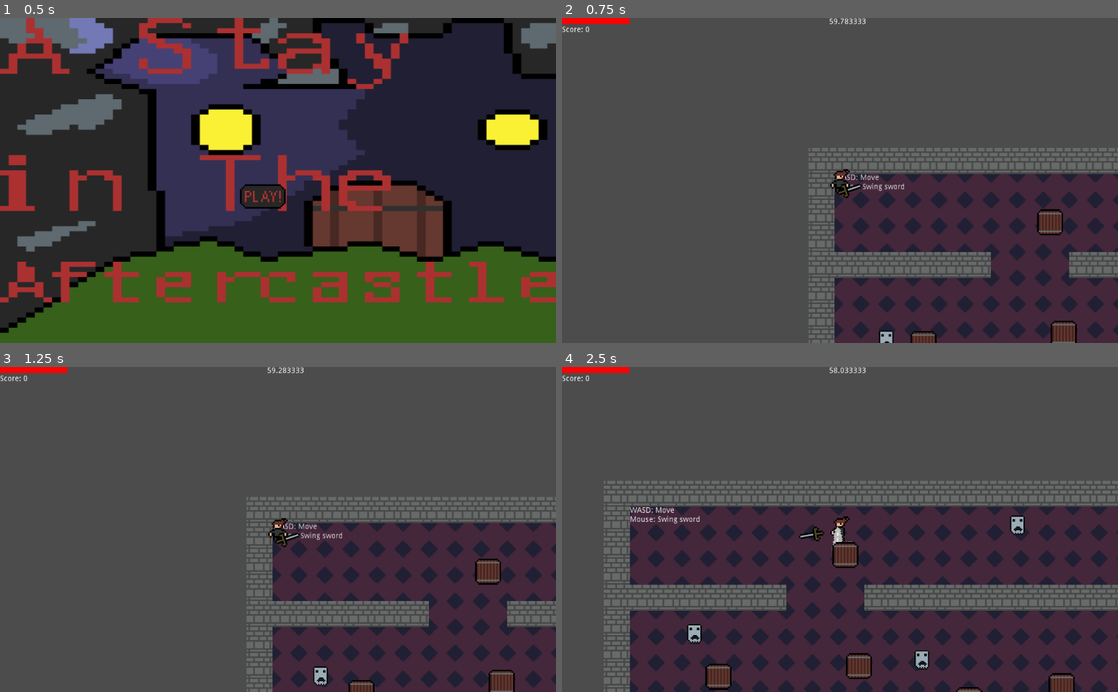
Above: before the commit, frames 1-4 (two rows, left to right).
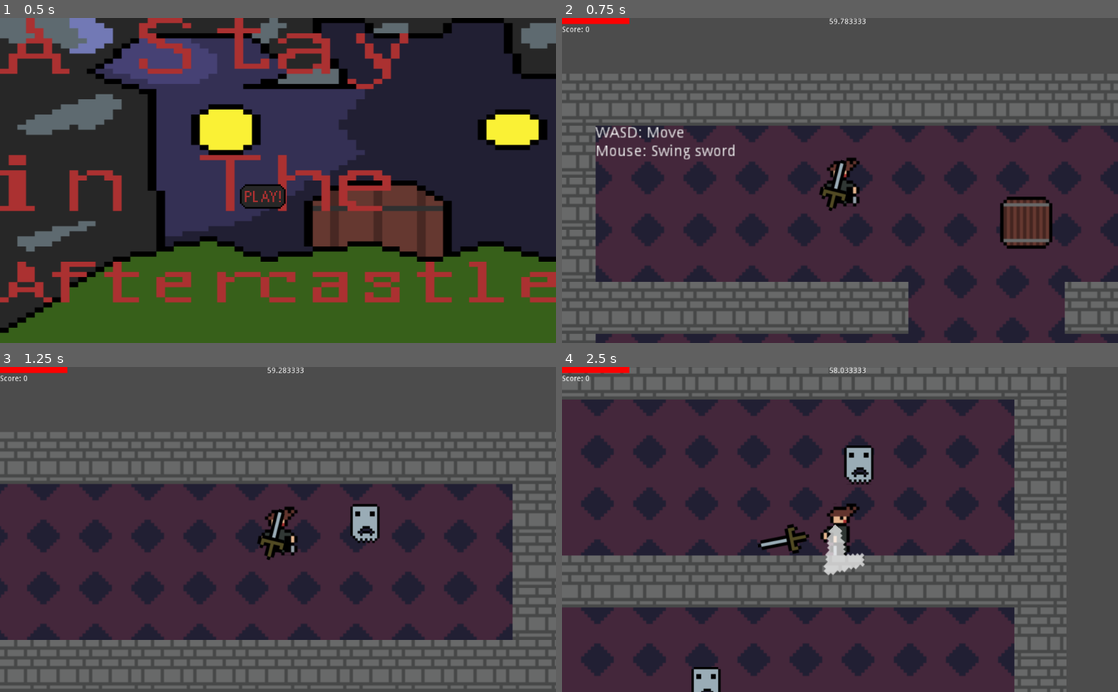
Above: after the commit, the same moments.

Repository: Terminal-Goblin-Games/A-Stay-In-The-AfterCastle
Game: Godot game, scene res://Scenes/Main.tscn
The game is run twice, just before and just after one commit, with the same random seed, the same clock (stepped at 60 frames per second) and the same inputs.
Inputs (mouse positions are in pixels of both pictures, inside the frame that each line leads up to):
- Up to frame 1 (0.5 s): no input
- Up to frame 2 (0.75 s): click (840, 196) at 0.5 s
- Up to frame 3 (1.25 s): no input
- Up to frame 4 (2.5 s): move the mouse to (962, 513) at 1.27 s; hold D (right) 1.28-2.03 s; tap F (attack) at 1.35, 2.1 s; move the mouse to (728, 545) at 2.02 s; hold S (down) from 2.03 s (still down)

Frame 1 is identical in both runs. In frame 2, 56% of the frame differs, in the area x 0-100%, y 17-100%; in frame 3, 58%; in frame 4, 67%, in the area x 0-100%, y 0-100%.

Commit message:
Changed camera zoom level and game now defaults to fullscreen

Diff:
--- a/Scenes/Player.tscn
+++ b/Scenes/Player.tscn
@@ -205,6 +205,7 @@
 
 [node name="Camera2D" type="Camera2D" parent="."]
 current = true
+zoom = Vector2( 0.5, 0.5 )
 
 [node name="Sprite2" type="Sprite" parent="."]
 visible = false
--- a/project.godot
+++ b/project.godot
@@ -24,6 +24,10 @@
 [autoload]
 
 Main="*res://Scripts/Main.gd"
+
+[display]
+
+window/size/fullscreen=true
 
 [input]
 
